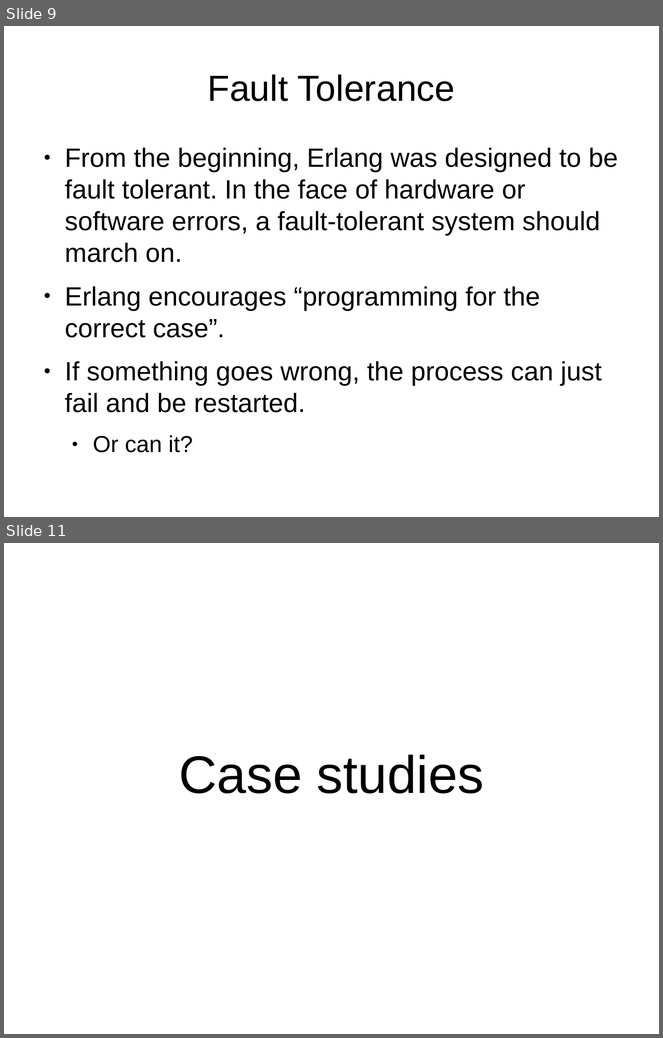
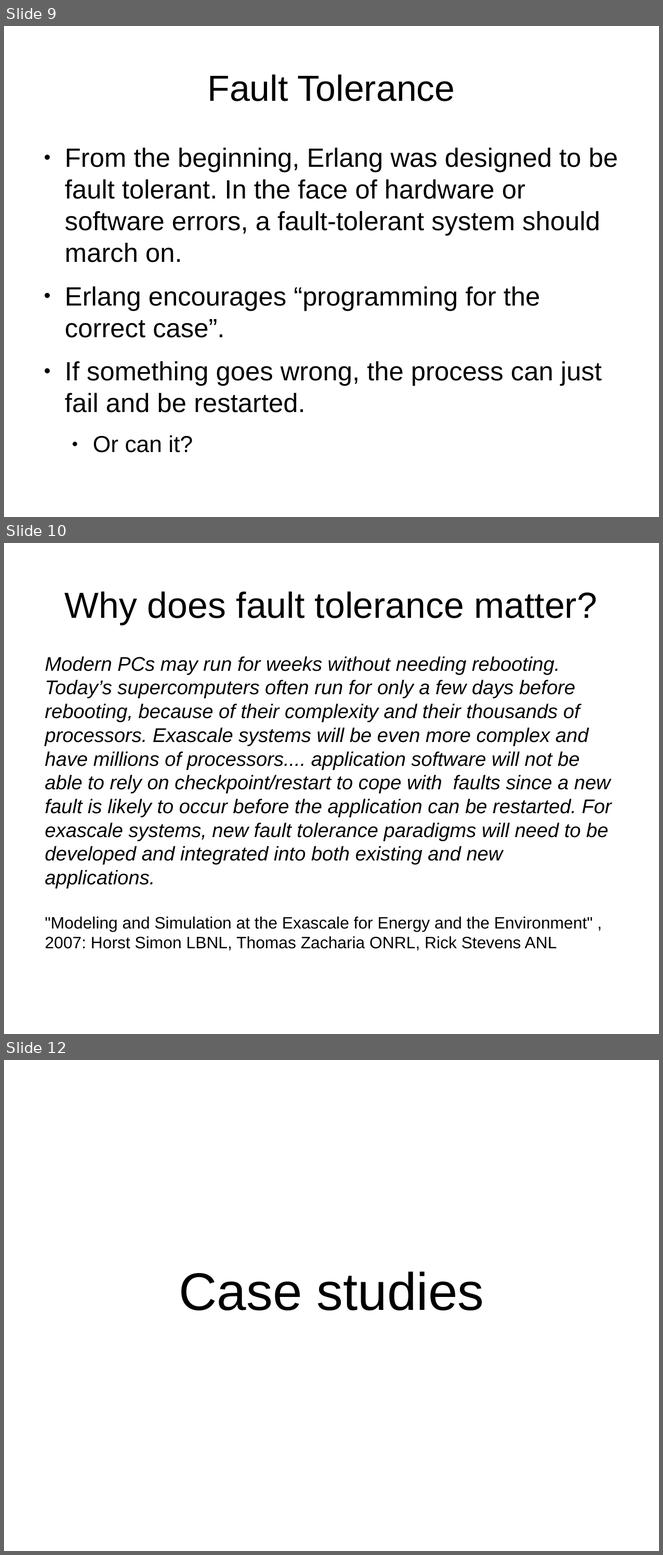
Before and after one commit to FractalDesigns/cowichan-1, a slide deck: miscellaneous/2010-12/slides.odp. Shown one above the other, each under a label of ours: slides 9 and 11 before the commit, slides 9, 10 and 12 after it; the slides between them are not shown. The pictures are 663x1038 and 663x1555 pixels, drawn with LibreOffice and Linux fonts; fonts in the diff are those of the drawing; background and template pictures are left out. Boxes give left, top, right and bottom in pixels: in the first picture for what was removed or moved away, otherwise in the second. Text is boxed around its words. In the diff, an @@ line names an element or a change of style, - is before the commit and + after.

```diff
--- a/miscellaneous/2010-12/slides.odp
+++ b/miscellaneous/2010-12/slides.odp
@@ slide 10 added at [4, 543, 659, 1034], background picture (left out) @@
@@ title added at [65, 591, 597, 625], 44 pt, text #000000 @@
+Why does fault tolerance matter?
@@ text added at [45, 656, 612, 951], 24 pt, text #000000, italic @@
+Modern PCs may run for weeks without needing rebooting. Today’s supercomputers often run for only a few days before rebooting, because of their complexity and their thousands of processors. Exascale systems will be even more complex and have millions of processors.... application software will not be able to rely on checkpoint/restart to cope with faults since a new fault is likely to occur before the application can be restarted. For exascale systems, new fault tolerance paradigms will need to be developed and integrated into both existing and new applications.
+"Modeling and Simulation at the Exascale for Energy and the Environment" , 2007: Horst Simon LBNL, Thomas Zacharia ONRL, Rick Stevens ANL
@@ what was slide 11 is now slide 12 @@
```
Also in this commit, not shown: 12 slides changed, 1 slide removed.
